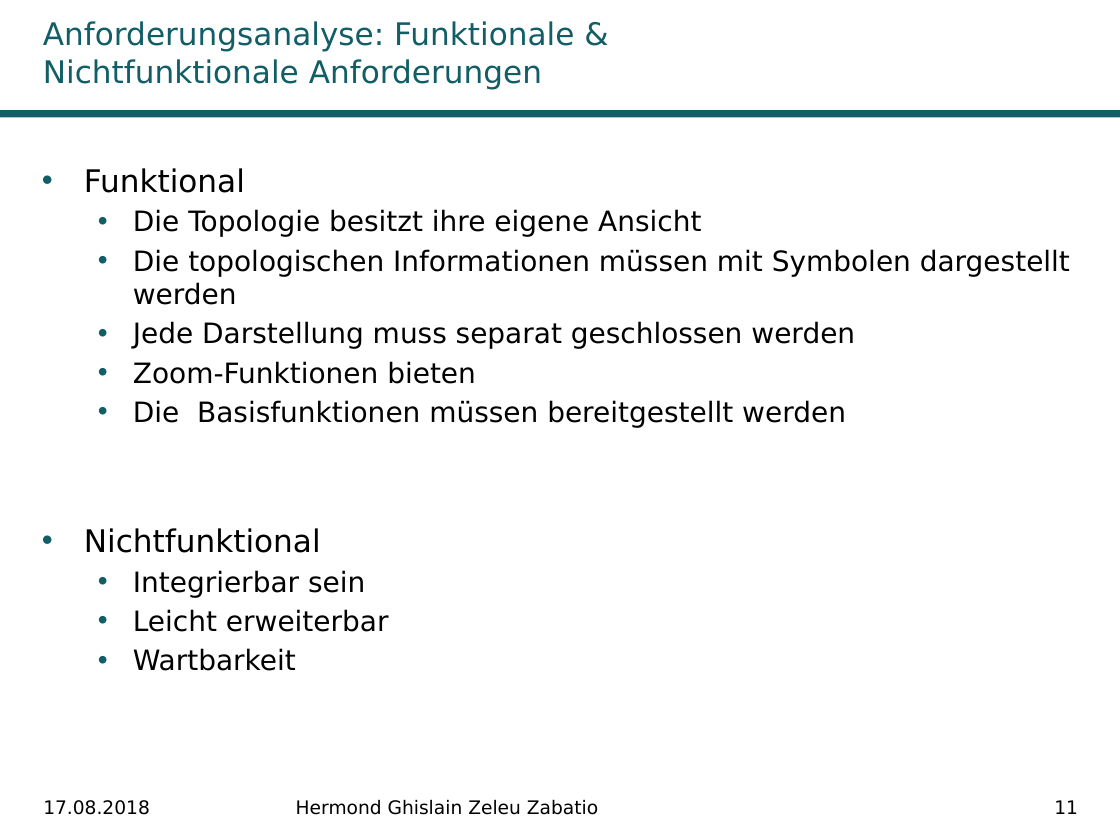
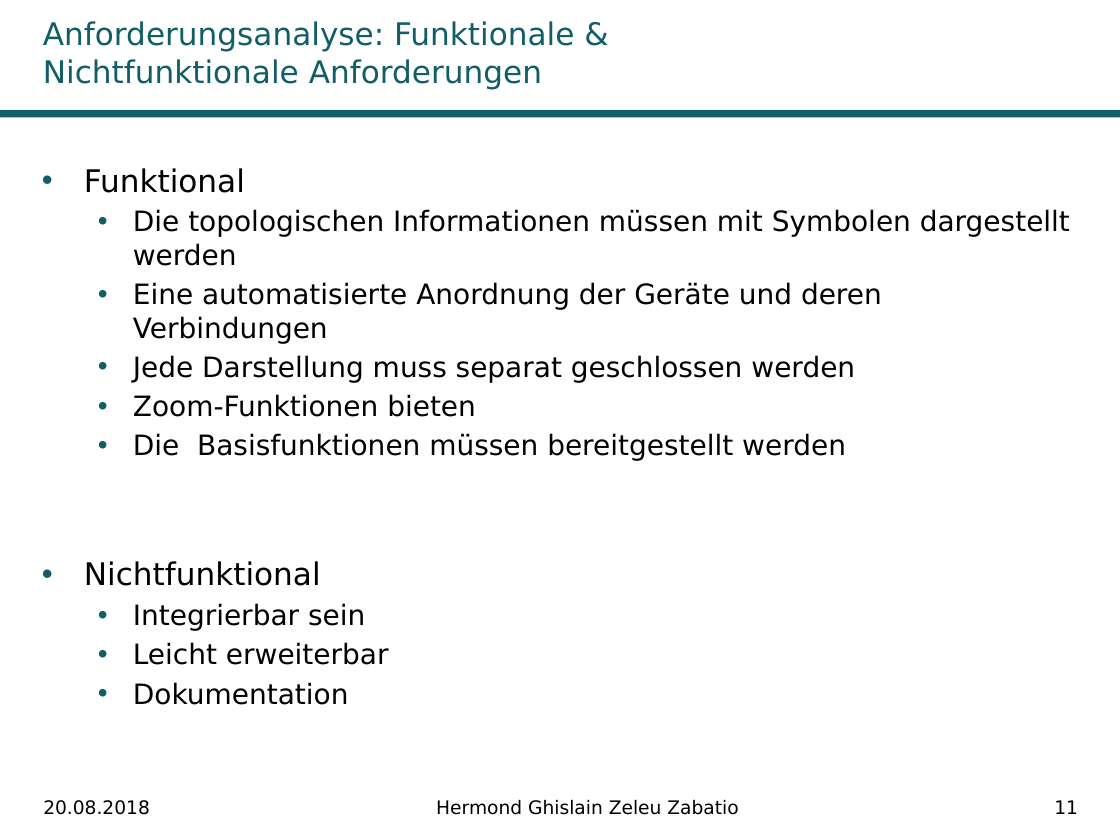
Before and after one commit to Ghislain1/zoe-fb-app, a slide deck: slide 11 of Master-Abschluss.pptx. Drawn at 1120x840 pixels with LibreOffice and Linux fonts; fonts in the diff are those of the drawing; background and template pictures are left out. Boxes give left, top, right and bottom in pixels: in the first picture for what was removed or moved away, otherwise in the second. Text is boxed around its words. In the diff, an @@ line names an element or a change of style, - is before the commit and + after.

```diff
--- a/Master-Abschluss.pptx
+++ b/Master-Abschluss.pptx
@@ text at box(133, 209, 701, 237): paragraph removed @@
-  • Die Topologie besitzt ihre eigene Ansicht
@@ text at box(133, 282, 882, 344): paragraph added @@
+  • Eine automatisierte Anordnung der Geräte und deren Verbindungen
@@ text at box(133, 682, 349, 705): text changed @@
-  • Wartbarkeit
+  • Dokumentation
@@ text at box(43, 800, 150, 815): text changed @@
-17.08.2018
+20.08.2018
@@ text "Hermond Ghislain Zeleu Zabatio" at box(436, 799, 738, 815): alignment left to centre @@
```
Also in this commit, not shown: 28 other slides changed, 1 other file.
